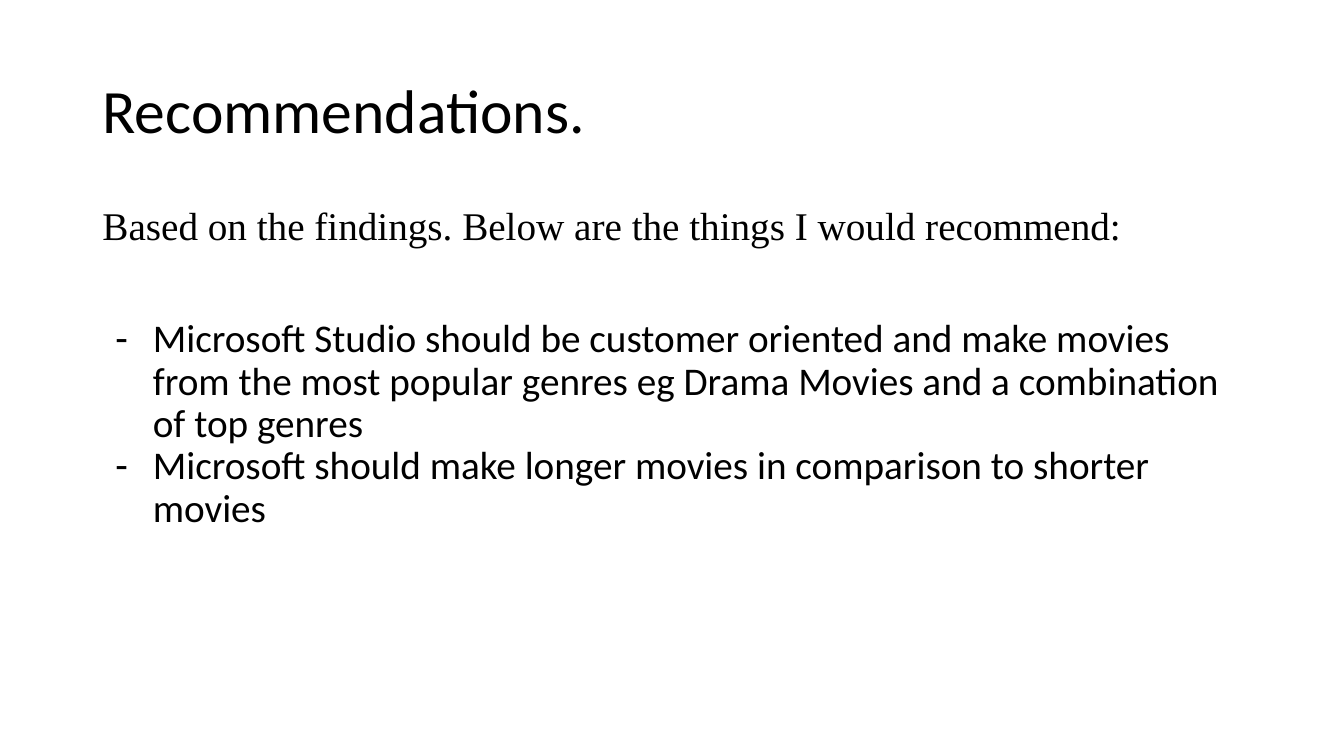
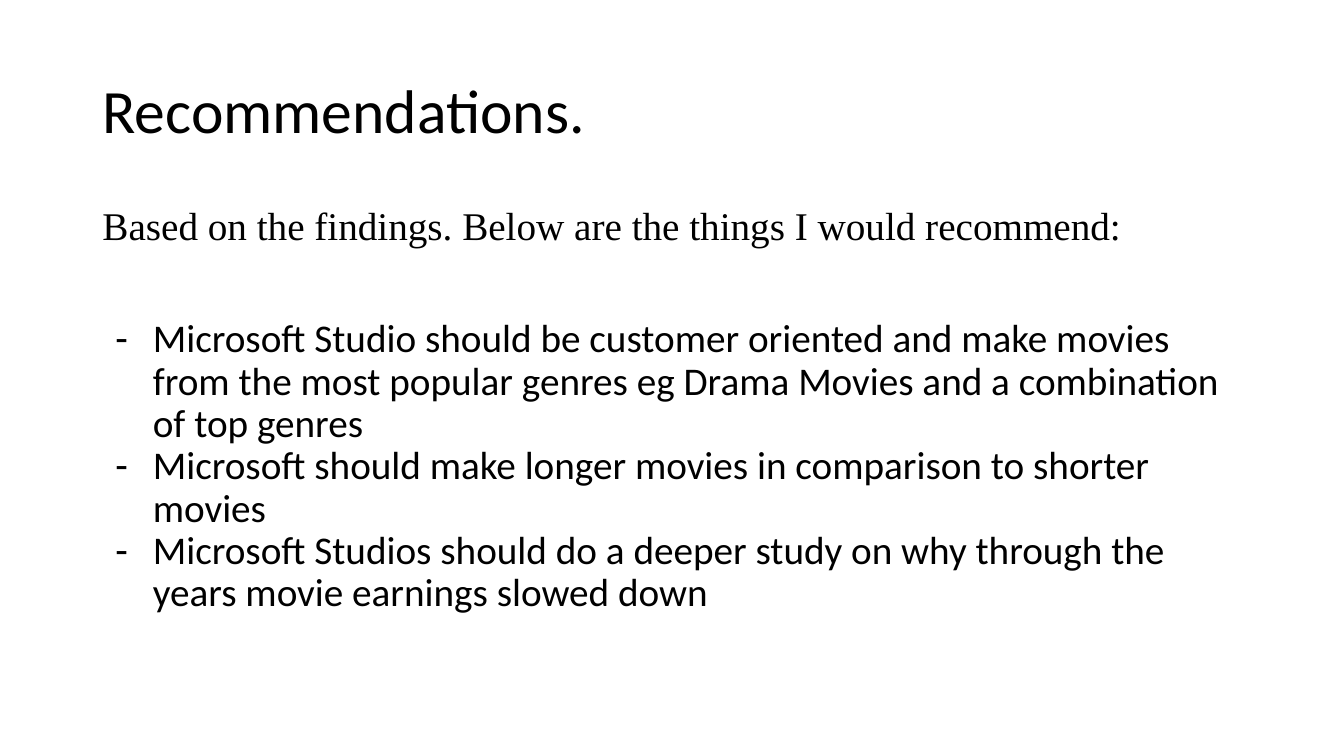
Before and after one commit to Daniel-Muruthi/dsc-microsoft-films-project, a slide deck: slide 11 of MICROSOFT_STUDIO_PROJECT.pptx (slide 6 before the commit). Drawn at 1344x756 pixels with LibreOffice and Linux fonts; fonts in the diff are those of the drawing. Boxes give left, top, right and bottom in pixels: in the first picture for what was removed or moved away, otherwise in the second. Text is boxed around its words. In the diff, an @@ line names an element or a change of style, - is before the commit and + after.

```diff
--- a/MICROSOFT_STUDIO_PROJECT.pptx
+++ b/MICROSOFT_STUDIO_PROJECT.pptx
@@ text at bbox=[153, 536, 1164, 613]: paragraph added @@
+– Microsoft Studios should do a deeper study on why through the years movie earnings slowed down
```
Also in this commit, not shown: 5 slides added, 1 other file.
